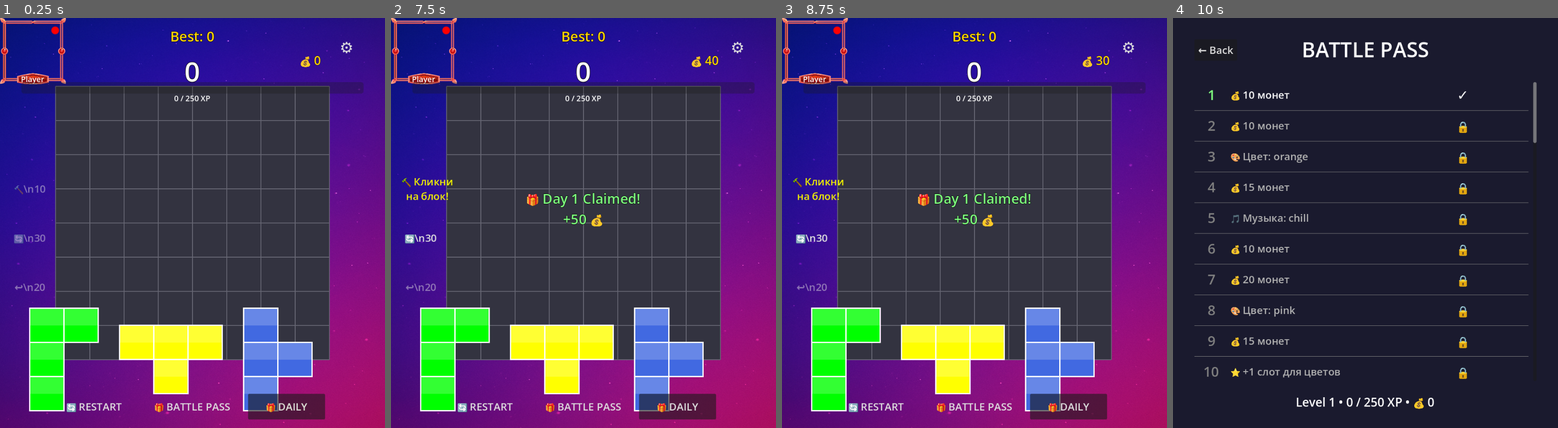
Above: before the commit, frames 1-4 (left to right).
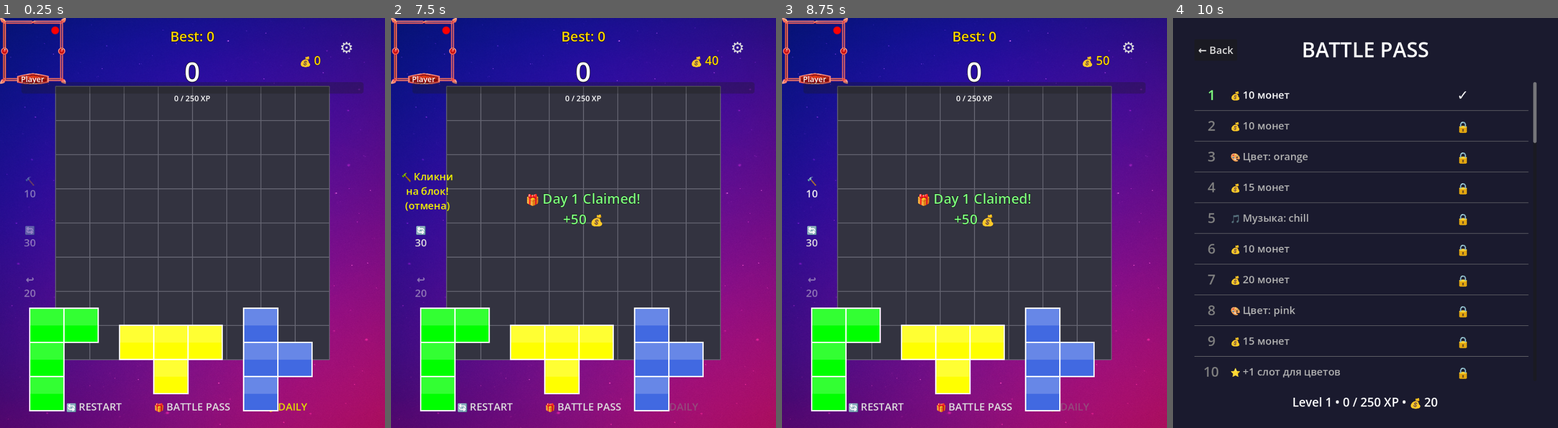
Above: after the commit, the same moments.

Repository: mortyc126-debug/puzzle
Game: Godot game, scene res://game.tscn
Two runs of this game, one before a commit and one after it. Both use one fixed random seed, a clock stepped at 60 frames per second and the inputs below.
Inputs:
- Up to frame 1 (0.25 s): no input
- Up to frame 2 (7.5 s): click "🎁 DAILY" at 0.5 s; click "Player" at 1.25 s; click "🔄 RESTART" at 2 s; click "🔄 RESTART" at 2.75 s; click "🔄 RESTART" at 3.5 s; click "🎁 BATTLE PASS" at 4.25 s; click "⚙️" at 5 s; click "🎁 DAILY" at 5.75 s; click "CLAIM REWARD!" at 6.5 s; click "🔨\n10" (after the commit: "🔨 10") at 7.25 s
- Up to frame 3 (8.75 s): click "🔨 Кликни на блок!" (after the commit: "🔨 Кликни на блок! (отмена)") at 8 s
- Up to frame 4 (10 s): click "🔄\n30" (after the commit: "🔄 30") at 8.75 s; click "🎁 BATTLE PASS" at 9.5 s

The runs differ from the first frame. In frame 1, 1.6% of the frame differs, in the area x 3-85%, y 38-98%; in frame 2, 2.1%, in the area x 2-85%, y 37-98%; in frame 3, 1.8%; in frame 4, 0.5%.

Commit message:
Исправить мелкие баги: Daily, имя, слоты цветов, частицы, перетаскивание
- Одна кнопка Daily (из сцены) вместо двух наложенных
- Кнопка смены имени подключается один раз; вкладки профиля не теряют
  пометки NEW, у вкладки цветов больше нет чужого индикатора
- Награда "slot" увеличивает max_color_slots (до 8); у старых
  сохранений слоты досчитываются по уровню
- Частицы очистки появляются на всех линиях сразу; убран пустой Tween
- Прогресс достижения "Уровень" считается по уровню игрока
- Молоток можно отменить повторным нажатием с возвратом монет
- Переносы строк в кнопках бонусов вместо литерала \n
- Блок следует за пальцем с точкой захвата, Ghost показывается только
  над сеткой; дубли эмулированной мыши на телефоне игнорируются

Co-Authored-By: Claude Opus 5.5 <noreply@anthropic.com>
Claude-Session: https://claude.ai/code/session_01Rgy8A7t7FR49eRvu4W2K2U

Diff:
--- a/block.gd
+++ b/block.gd
@@ -43,109 +43,67 @@
 	if not dragging and is_input_blocked():
 		return
 
-	# === МЫШЬ (ПК) ===
-	if event is InputEventMouseButton:
-		if event.button_index == MOUSE_BUTTON_LEFT:
-			if event.pressed:
-				var mouse_pos = get_global_mouse_position()
-				if is_point_inside(mouse_pos):
-					dragging = true
-					drag_offset = get_global_mouse_position() - global_position
+	# На телефоне касание приходит ещё и как эмулированная мышь — пропускаем дубль
+	if (event is InputEventMouseButton or event is InputEventMouseMotion) and event.device == InputEvent.DEVICE_ID_EMULATION:
+		return
 
-					# Скрываем Ghost при начале перетаскивания
-					if grid_reference != null:
-						grid_reference.hide_ghost()
-			else:
-				if dragging:
-					dragging = false
+	# === НАЖАТИЕ / ОТПУСКАНИЕ (мышь на ПК, палец на телефоне) ===
+	var is_press_event = event is InputEventScreenTouch or (event is InputEventMouseButton and event.button_index == MOUSE_BUTTON_LEFT)
+	if is_press_event:
+		if event.pressed:
+			if not dragging and is_point_inside(event.position):
+				dragging = true
+				# Запоминаем, за какую точку взяли блок
+				drag_offset = event.position - global_position
+				z_index = 10  # Поверх остальных блоков
+		elif dragging:
+			dragging = false
+			z_index = 0
 
-					# Скрываем Ghost
-					if grid_reference != null:
-						grid_reference.hide_ghost()
+			# Скрываем Ghost
+			if grid_reference != null:
+				grid_reference.hide_ghost()
 
-					# Пытаемся разместить блок
-					try_place_on_grid()
+			# Пытаемся разместить блок
+			try_place_on_grid(event.position)
 
-	elif event is InputEventMouseMotion and dragging:
-		# СНЭП К СЕТКЕ
-		if grid_reference != null:
-			var mouse_pos = get_global_mouse_position()
-			var local_pos = mouse_pos - grid_reference.global_position
-			var grid_x = int(local_pos.x / cell_size)
-			var grid_y = int(local_pos.y / cell_size)
+	# === ПЕРЕТАСКИВАНИЕ ===
+	elif dragging and (event is InputEventScreenDrag or event is InputEventMouseMotion):
+		# Блок следует за пальцем, сохраняя точку захвата
+		global_position = event.position - drag_offset
+		update_ghost(event.position)
 
-			# Привязываем блок к сетке
-			global_position = grid_reference.global_position + Vector2(grid_x * cell_size, grid_y * cell_size)
+# Клетка сетки, куда встанет левый верхний угол блока (ближайшая к его текущей позиции)
+func get_target_cell(pointer_pos: Vector2) -> Vector2i:
+	var local_pos = pointer_pos - drag_offset - grid_reference.global_position
+	return Vector2i(roundi(local_pos.x / cell_size), roundi(local_pos.y / cell_size))
 
-			# Проверяем, можно ли разместить
-			var can_place = true
-			for cell in shape:
-				var check_x = grid_x + int(cell.x)
-				var check_y = grid_y + int(cell.y)
+# Помещается ли блок в сетку целиком (без учёта занятых клеток)
+func fits_in_grid(target: Vector2i) -> bool:
+	for cell in shape:
+		var check_x = target.x + int(cell.x)
+		var check_y = target.y + int(cell.y)
+		if check_x < 0 or check_x >= grid_reference.GRID_SIZE or check_y < 0 or check_y >= grid_reference.GRID_SIZE:
+			return false
+	return true
 
-				if check_x < 0 or check_x >= 8 or check_y < 0 or check_y >= 8:
-					can_place = false
-					break
+# Можно ли поставить блок в эту позицию
+func can_place_at(target: Vector2i) -> bool:
+	for cell in shape:
+		if not grid_reference.is_cell_empty(target.x + int(cell.x), target.y + int(cell.y)):
+			return false
+	return true
 
-				if grid_reference.grid_data[check_y][check_x] != 0:
-					can_place = false
-					break
+# Показывает Ghost, если блок над сеткой
+func update_ghost(pointer_pos: Vector2):
+	if grid_reference == null:
+		return
 
-			# Показываем Ghost
-			grid_reference.show_ghost(shape, grid_x, grid_y, can_place)
-		else:
-			global_position = get_global_mouse_position() - drag_offset
-
-	# === ТАЧСКРИН (МОБИЛКА) ===
-	elif event is InputEventScreenTouch:
-		if event.pressed:
-			var touch_pos = event.position
-			if is_point_inside(touch_pos):
-				dragging = true
-				drag_offset = touch_pos - global_position
-
-				# Скрываем Ghost
-				if grid_reference != null:
-					grid_reference.hide_ghost()
-		else:
-			if dragging:
-				dragging = false
-
-				# Скрываем Ghost
-				if grid_reference != null:
-					grid_reference.hide_ghost()
-
-				try_place_on_grid()
-
-	elif event is InputEventScreenDrag and dragging:
-		# СНЭП К СЕТКЕ
-		if grid_reference != null:
-			var touch_pos = event.position
-			var local_pos = touch_pos - grid_reference.global_position
-			var grid_x = int(local_pos.x / cell_size)
-			var grid_y = int(local_pos.y / cell_size)
-
-			# Привязываем блок к сетке
-			global_position = grid_reference.global_position + Vector2(grid_x * cell_size, grid_y * cell_size)
-
-			# Проверяем, можно ли разместить
-			var can_place = true
-			for cell in shape:
-				var check_x = grid_x + int(cell.x)
-				var check_y = grid_y + int(cell.y)
-
-				if check_x < 0 or check_x >= 8 or check_y < 0 or check_y >= 8:
-					can_place = false
-					break
-
-				if grid_reference.grid_data[check_y][check_x] != 0:
-					can_place = false
-					break
-
-			# Показываем Ghost
-			grid_reference.show_ghost(shape, grid_x, grid_y, can_place)
-		else:
-			global_position = event.position - drag_offset
+	var target = get_target_cell(pointer_pos)
+	if fits_in_grid(target):
+		grid_reference.show_ghost(shape, target.x, target.y, can_place_at(target))
+	else:
+		grid_reference.hide_ghost()
 
 func is_input_blocked() -> bool:
 	var game = get_node_or_null("/root/Game")
@@ -159,26 +117,17 @@
 			return true
 	return false
 
-func try_place_on_grid():
+func try_place_on_grid(pointer_pos: Vector2):
 	if grid_reference == null:
 		return
 
 	var grid_pos = grid_reference.global_position
-	var mouse_pos = get_global_mouse_position()
-
-	var relative_pos = mouse_pos - grid_pos
-	var grid_x = int(relative_pos.x / cell_size)
-	var grid_y = int(relative_pos.y / cell_size)
+	var target = get_target_cell(pointer_pos)
+	var grid_x = target.x
+	var grid_y = target.y
 
 	# Проверяем, можем ли разместить
-	var can_place = true
-	for cell in shape:
-		var check_x = grid_x + int(cell.x)
-		var check_y = grid_y + int(cell.y)
-
-		if not grid_reference.is_cell_empty(check_x, check_y):
-			can_place = false
-			break
+	var can_place = can_place_at(target)
 
 	if can_place:
 		# Блок поставлен — больше не реагирует на касания и не участвует в проверке Game Over
--- a/game.gd
+++ b/game.gd
@@ -344,15 +344,10 @@
 	# Обновляем состояние кнопок
 	update_powerup_buttons()
 
-	# Кнопка Daily Reward
-	var daily_btn = Button.new()
-	daily_btn.name = "DailyButton"
-	daily_btn.position = Vector2(580, 880)
-	daily_btn.size = Vector2(180, 60)
-	daily_btn.text = "🎁 DAILY"
-	daily_btn.add_theme_font_size_override("font_size", 24)
-	daily_btn.pressed.connect(_on_daily_pressed)
-	add_child(daily_btn)
+	# Кнопка Daily Reward (из сцены)
+	var daily_btn = get_node_or_null("DailyButton")
+	if daily_btn:
+		daily_btn.pressed.connect(_on_daily_pressed)
 
 	# Подписываемся на события Daily Rewards
 	progression.daily_reward_available.connect(_on_daily_available)
@@ -669,7 +664,7 @@
 	var undo_btn = get_node_or_null("UndoButton")
 
 	if hammer_btn:
-		hammer_btn.disabled = progression.total_coins < 10  # Было 20, стало 10
+		hammer_btn.disabled = progression.total_coins < 10 and not hammer_mode
 	if shuffle_btn:
 		shuffle_btn.disabled = progression.total_coins < 30
 	if undo_btn:
@@ -678,6 +673,13 @@
 # === POWER-UPS ===
 
 func _on_hammer_pressed():
+	# Повторное нажатие — отмена, монеты возвращаются
+	if hammer_mode:
+		progression.add_coins(10)
+		print("🔨 Hammer отменён, монеты возвращены")
+		reset_hammer_button()
+		return
+
 	if not progression.spend_coins(10):  # Было 20, стало 10
 		print("Недостаточно монет!")
 		return
@@ -688,7 +690,7 @@
 	# Меняем текст кнопки
 	var hammer_btn = get_node("HammerButton")
 	if hammer_btn:
-		hammer_btn.text = "🔨 Кликни\nна блок!"
+		hammer_btn.text = "🔨 Кликни\nна блок!\n(отмена)"
 		hammer_btn.modulate = Color(1, 1, 0)  # Жёлтая подсветка
 
 func use_hammer_on_cell(x: int, y: int):
@@ -712,10 +714,14 @@
 	last_move = null
 
 	# Выключаем режим молотка
+	reset_hammer_button()
+
+# Выключает режим молотка и возвращает кнопке обычный вид
+func reset_hammer_button():
 	hammer_mode = false
-	var hammer_btn = get_node("HammerButton")
+	var hammer_btn = get_node_or_null("HammerButton")
 	if hammer_btn:
-		hammer_btn.text = "🔨 Hammer\n10💰"  # ВОЗВРАЩАЕМ ПРАВИЛЬНУЮ ЦЕНУ
+		hammer_btn.text = "🔨\n10"
 		hammer_btn.modulate = Color.WHITE
 
 	# Обновляем состояние кнопок
--- a/game.tscn
+++ b/game.tscn
@@ -83,7 +83,7 @@
 offset_bottom = 450.0
 size_flags_horizontal = 0
 theme_override_font_sizes/font_size = 24
-text = "🔨\\n10"
+text = "🔨\n10"
 
 [node name="ShuffleButton" type="Button" parent="."]
 offset_left = 20.0
@@ -91,7 +91,7 @@
 offset_right = 120.0
 offset_bottom = 565.0
 theme_override_font_sizes/font_size = 24
-text = "🔄\\n30"
+text = "🔄\n30"
 
 [node name="UndoButton" type="Button" parent="."]
 offset_left = 20.0
@@ -99,7 +99,7 @@
 offset_right = 120.0
 offset_bottom = 680.0
 theme_override_font_sizes/font_size = 24
-text = "↩️\\n20"
+text = "↩️\n20"
 
 [node name="DailyButton" type="Button" parent="."]
 offset_left = 580.0
--- a/grid.gd
+++ b/grid.gd
@@ -115,10 +115,6 @@
 
 # Анимация очистки линий
 func animate_clear_lines(lines_to_clear):
-	# Создаём Tween для анимации
-	var tween = create_tween()
-	tween.set_parallel(true)  # Все анимации одновременно
-
 	# Сначала "подсвечиваем" линии (делаем их белыми)
 	for line in lines_to_clear:
 		if line["type"] == "row":
@@ -185,11 +181,11 @@
 
 # Создаёт particle effects для очищенных линий
 func spawn_clear_particles(lines_to_clear):
+	var particles = get_node_or_null("ClearParticles")
+	if particles == null:
+		return
+
 	for line in lines_to_clear:
-		var particles = get_node_or_null("ClearParticles")
-		if particles == null:
-			return
-
 		# Вычисляем центр линии
 		var center_pos = Vector2.ZERO
 
@@ -207,8 +203,7 @@
 		new_particles.emitting = true
 
 		# Удаляем частицы через 1 секунду (после завершения анимации)
-		await get_tree().create_timer(1.0).timeout
-		new_particles.queue_free()
+		get_tree().create_timer(1.0).timeout.connect(new_particles.queue_free)
 
 # Обработка кликов для Hammer
 func _input(event):
--- a/profile.gd
+++ b/profile.gd
@@ -26,21 +26,13 @@
 	var tab_container = get_node_or_null("CustomizeContainer")
 	if tab_container:
 		update_tab_titles(tab_container)
-		tab_container.set_tab_title(0, "📊 Statistics")
-		tab_container.set_tab_title(1, "🎨 Colors")
-		tab_container.set_tab_title(2, "🌌 Backgrounds")
-		tab_container.set_tab_title(3, "🎵 Music")
-		tab_container.set_tab_title(4, "👤 Avatars")
-		tab_container.set_tab_title(5, "🖼️ Frames")
-		tab_container.set_tab_title(6, "🏆 Achievements")
-
-		# Делаем кнопку прозрачной
+
+	# Делаем кнопку прозрачной
+	if edit_name_btn:
 		var stylebox = StyleBoxEmpty.new()
 		edit_name_btn.add_theme_stylebox_override("normal", stylebox)
 		edit_name_btn.add_theme_stylebox_override("hover", stylebox)
 		edit_name_btn.add_theme_stylebox_override("pressed", stylebox)
-
-		edit_name_btn.pressed.connect(_on_edit_name_pressed)
 
 	# Создаём контент
 	create_avatars_list()
@@ -65,7 +57,7 @@
 	var new_music = progression.has_new_items.get("music", false)
 
 	tab_container.set_tab_title(0, "📊 Stats")
-	tab_container.set_tab_title(1, "🎨 Colors" + (" NEW!" if new_avatars else ""))
+	tab_container.set_tab_title(1, "🎨 Colors")
 	tab_container.set_tab_title(2, "🌌 Backgrounds" + (" NEW!" if new_backgrounds else ""))
 	tab_container.set_tab_title(3, "🎵 Music" + (" NEW!" if new_music else ""))
 	tab_container.set_tab_title(4, "👤 Avatars" + (" NEW!" if new_avatars else ""))
--- a/progression.gd
+++ b/progression.gd
@@ -63,7 +63,6 @@
 var unlocked_backgrounds = []
 var unlocked_music = []
 var unlocked_sounds = []
-var color_slots = 4  # Начальное количество слотов
 
 # Данные уровней Battle Pass
 var level_rewards = {}
@@ -76,6 +75,7 @@
 
 # ДОБАВЬ ЭТО:
 # Цвета блоков
+const MAX_COLOR_SLOTS = 8
 var max_color_slots = 4  # Начальное количество слотов (растёт до 8)
 var active_colors = [0, 1, 2, 3]  # Индексы активных цветов (изначально 4)
 
@@ -170,8 +170,8 @@
 			print("Разблокирован цвет: ", reward["data"])
 
 		"slot":
-			color_slots += reward["amount"]
-			print("Разблокирован +1 слот! Теперь слотов: ", color_slots)
+			max_color_slots = min(MAX_COLOR_SLOTS, max_color_slots + reward["amount"])
+			print("Разблокирован +1 слот! Теперь слотов: ", max_color_slots)
 
 		"theme":
 			unlock_theme(reward["data"])
@@ -186,6 +186,15 @@
 			print("Разблокирован фон: ", reward["data"])
 
 	reward_unlocked.emit(reward["type"], reward.get("data", reward.get("amount")))
+
+# Сколько слотов цветов положено на этом уровне (по наградам "slot")
+func get_color_slots_for_level(level: int) -> int:
+	var slots = 4
+	for i in range(2, level + 1):
+		var reward = get_reward_for_level(i)
+		if reward != null and reward["type"] == "slot":
+			slots += reward["amount"]
+	return min(MAX_COLOR_SLOTS, slots)
 
 # Получить награду для уровня
 func get_reward_for_level(level: int):
@@ -292,6 +301,8 @@
 			unlocked_avatars = save_data.get("unlocked_avatars", [])
 			unlocked_frames = save_data.get("unlocked_frames", [1])  # Только 1 рамка
 			max_color_slots = save_data.get("max_color_slots", 4)
+			# Раньше награда "slot" не увеличивала слоты — досчитываем по уровню
+			max_color_slots = max(max_color_slots, get_color_slots_for_level(current_level))
 			player_name = save_data.get("player_name", "Player")
 			active_colors = save_data.get("active_colors", [0, 1, 2, 3])
 
@@ -658,7 +669,7 @@
 
 # Получает прогресс достижения (для UI)
 func get_achievement_progress_data(category: String) -> Dictionary:
-	var current_level = achievement_progress.get(category, 0)
+	var achievement_level = achievement_progress.get(category, 0)
 	var max_level = 100
 	if category == "combo":
 		max_level = 8
@@ -678,12 +689,12 @@
 		stats["score"] = game.best_score
 
 	var current_value = stats[category]
-	var next_level = current_level + 1
+	var next_level = achievement_level + 1
 
 	if next_level > max_level:
 		# Все достижения в категории получены
 		return {
-			"current_level": current_level,
+			"current_level": achievement_level,
 			"max_level": max_level,
 			"current_value": current_value,
 			"next_requirement": 0,
@@ -698,7 +709,7 @@
 		progress_percent = min(100.0, (float(current_value) / float(next_requirement)) * 100.0)
 
 	return {
-		"current_level": current_level,
+		"current_level": achievement_level,
 		"max_level": max_level,
 		"current_value": current_value,
 		"next_requirement": next_requirement,
